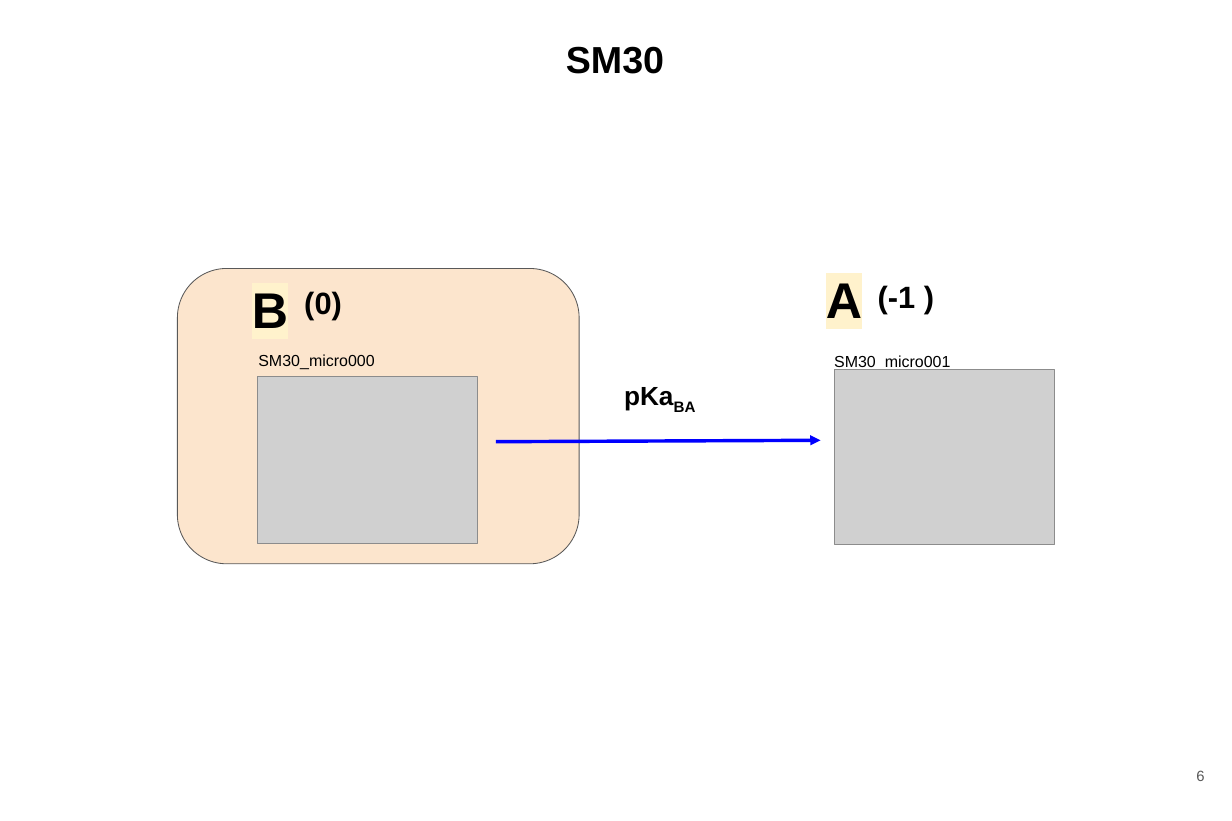
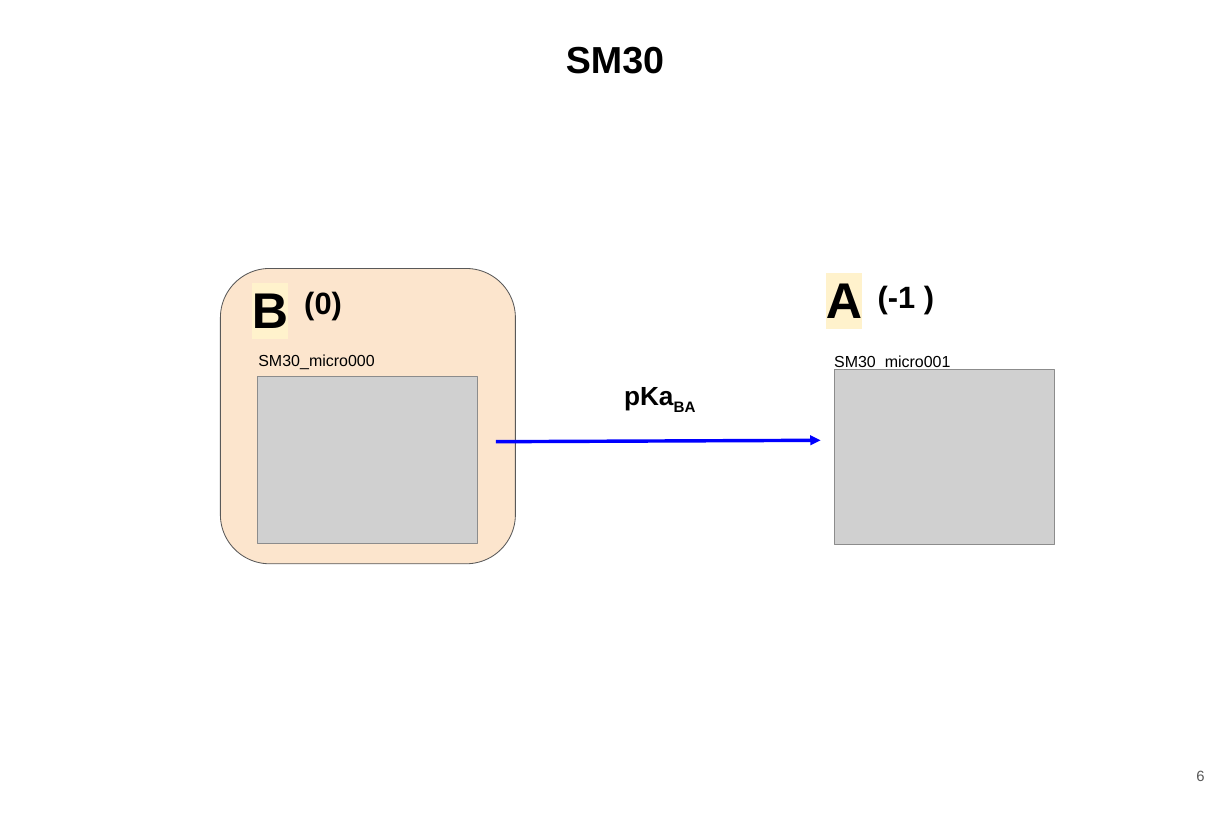
Before and after one commit to samplchallenges/SAMPL7, a slide deck: slide 6 of physical_property/pKa/transition_networks/transition-networks.pptx. Drawn at 1232x821 pixels with LibreOffice and Linux fonts; fonts in the diff are those of the drawing; grey boxes stand for pictures. Boxes give left, top, right and bottom in pixels: in the first picture for what was removed or moved away, otherwise in the second. Text is boxed around its words. In the diff, an @@ line names an element or a change of style, - is before the commit and + after.

```diff
--- a/physical_property/pKa/transition_networks/transition-networks.pptx
+++ b/physical_property/pKa/transition_networks/transition-networks.pptx
@@ rounded rectangle: place and size @@
-rounded rectangle at (177, 269, 579, 564)
+rounded rectangle at (220, 269, 515, 564)
```
Also in this commit, not shown: 9 other slides changed, 1 other file.
